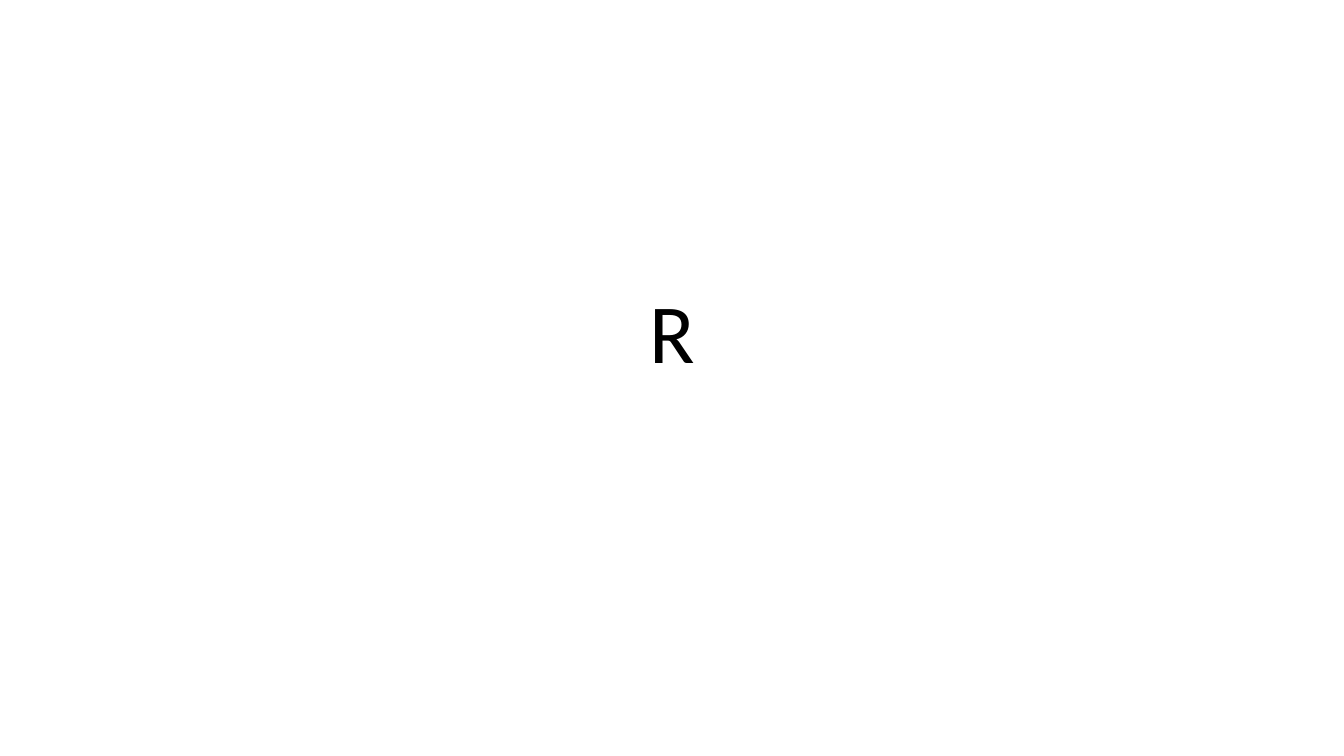
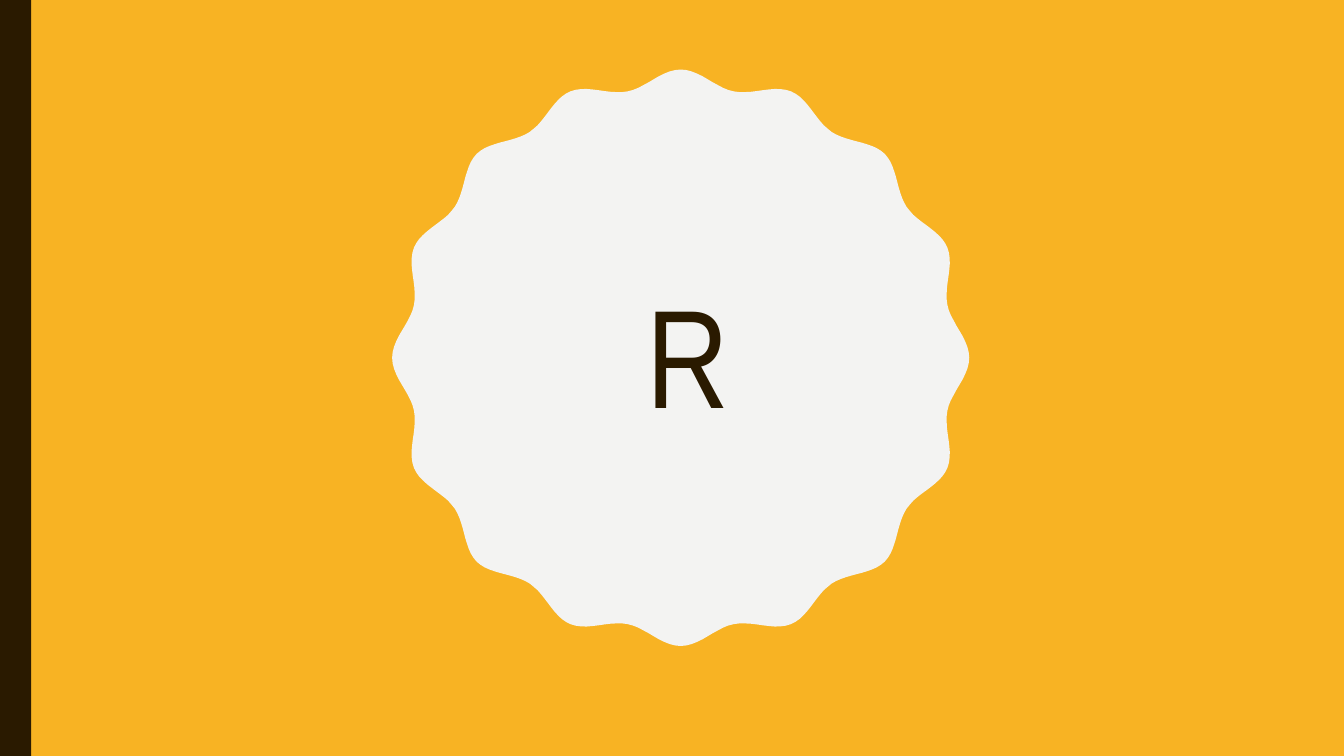
Before and after one commit to what211228/R-Final-Project, a slide deck: slide 1 of R.pptx. Drawn at 1344x756 pixels with LibreOffice and Linux fonts; fonts in the diff are those of the drawing. Boxes give left, top, right and bottom in pixels: in the first picture for what was removed or moved away, otherwise in the second. Text is boxed around its words. In the diff, an @@ line names an element or a change of style, - is before the commit and + after.

```diff
--- a/R.pptx
+++ b/R.pptx
@@ background #FFFFFF to #F8B323 @@
@@ rectangle added at (0,0,31,756), fill #2A1A00 @@
@@ freeform shape added at (392,70,970,646), fill #F3F3F2 @@
@@ title "R" at (646,311,729,408): size 60 to 100 pt, font Calibri to Arial Narrow, text colour #000000 to #2A1A00, letter spacing 0 to 8 pt; vertical alignment bottom to middle @@
```
Also in this commit, not shown: 14 other slides changed, 1 other file.
